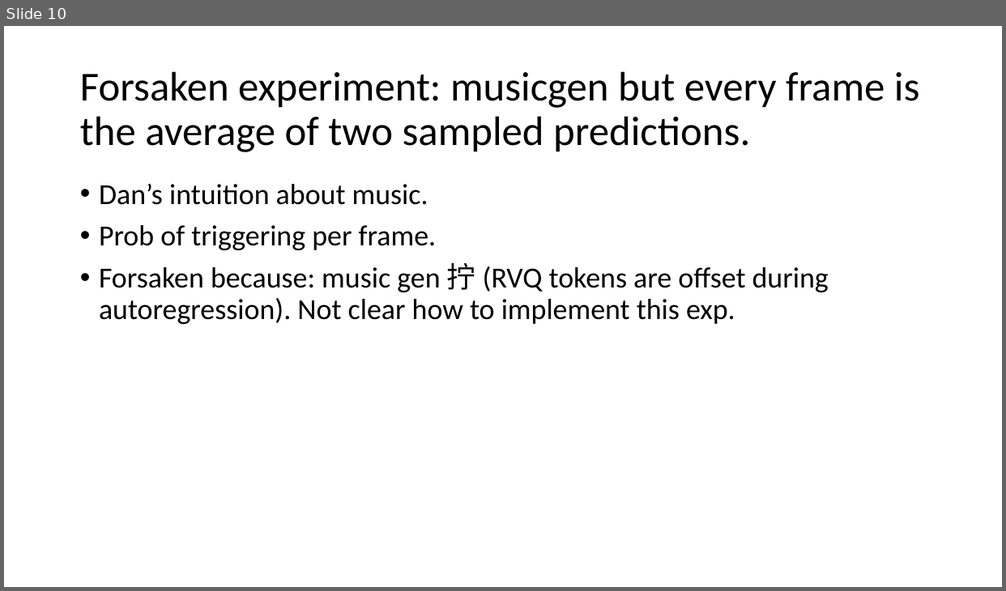
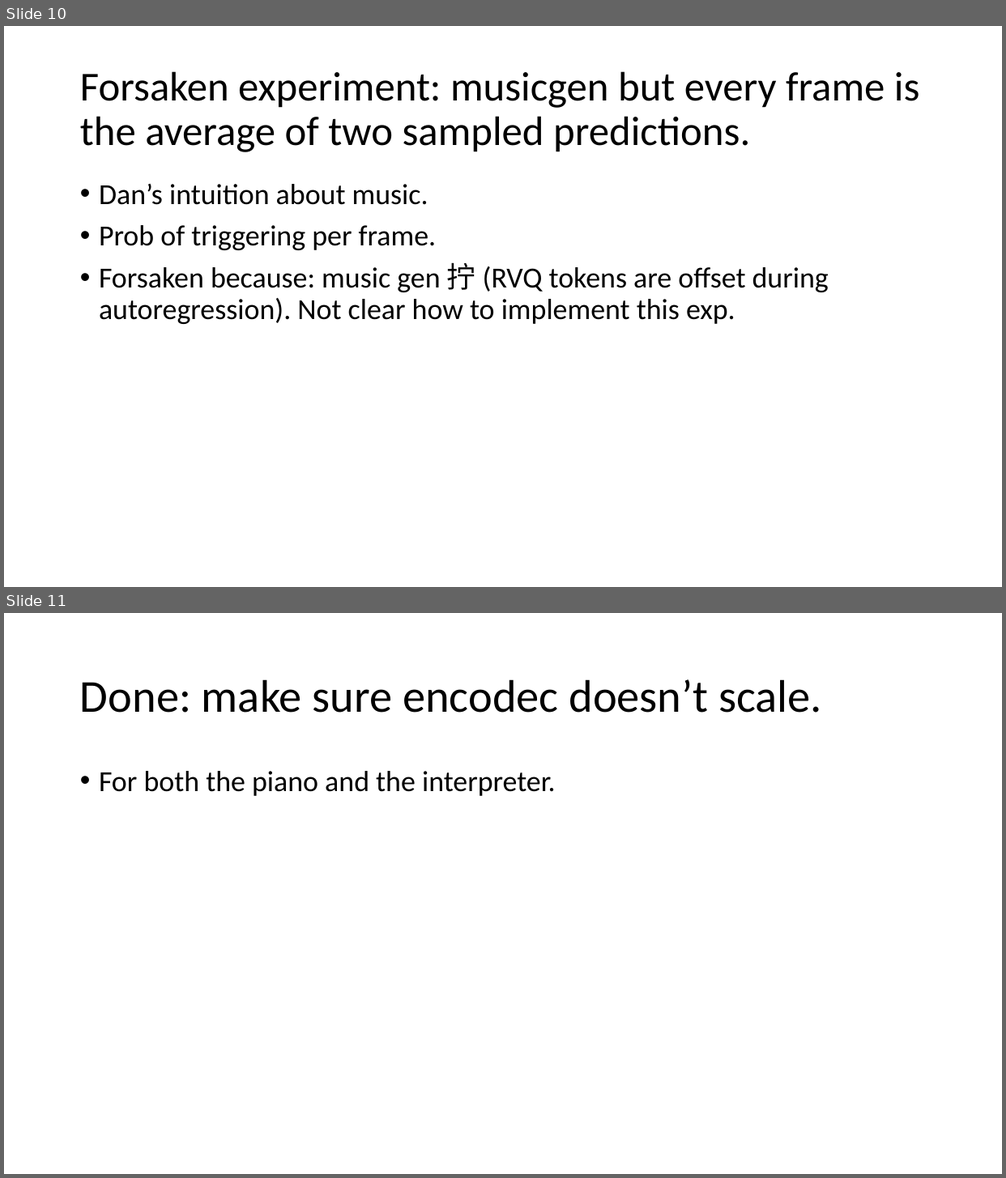
Before and after one commit to Daniel-Chin/Unsupervised-Symbolic-Music-Decipher, a slide deck: main.pptx. Shown one above the other, each under a label of ours: slide 10 before the commit, slides 10 and 11 after it. The pictures are 1006x591 and 1006x1178 pixels, drawn with LibreOffice and Linux fonts; fonts in the diff are those of the drawing. Boxes give left, top, right and bottom in pixels: in the first picture for what was removed or moved away, otherwise in the second. Text is boxed around its words. In the diff, an @@ line names an element or a change of style, - is before the commit and + after.

```diff
--- a/main.pptx
+++ b/main.pptx
@@ slide 11 added at (4, 613, 1002, 1174), background #FFFFFF @@
@@ title added at (80, 679, 822, 713), 44 pt, text #000000 @@
+Done: make sure encodec doesn’t scale.
@@ text added at (99, 771, 556, 796), 28 pt, text #000000 @@
+• For both the piano and the interpreter.
```
Also in this commit, not shown: 1 other file.
